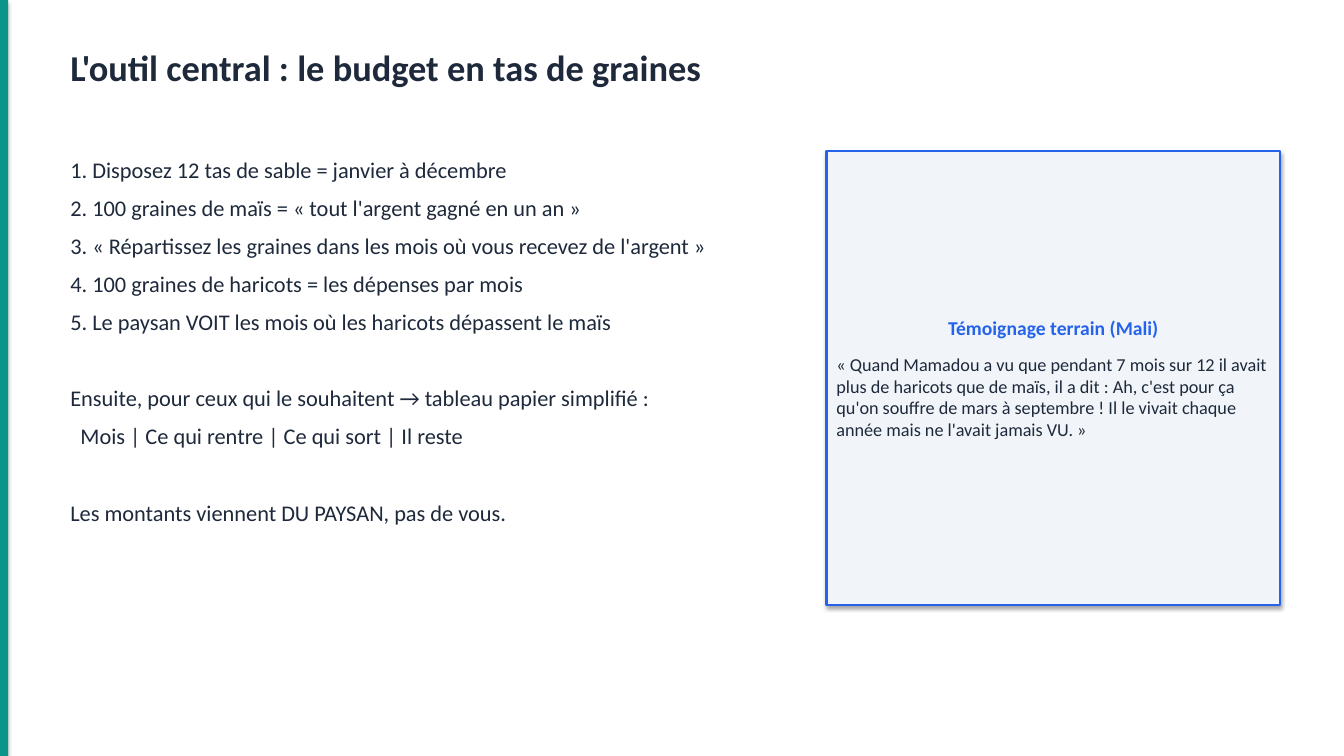
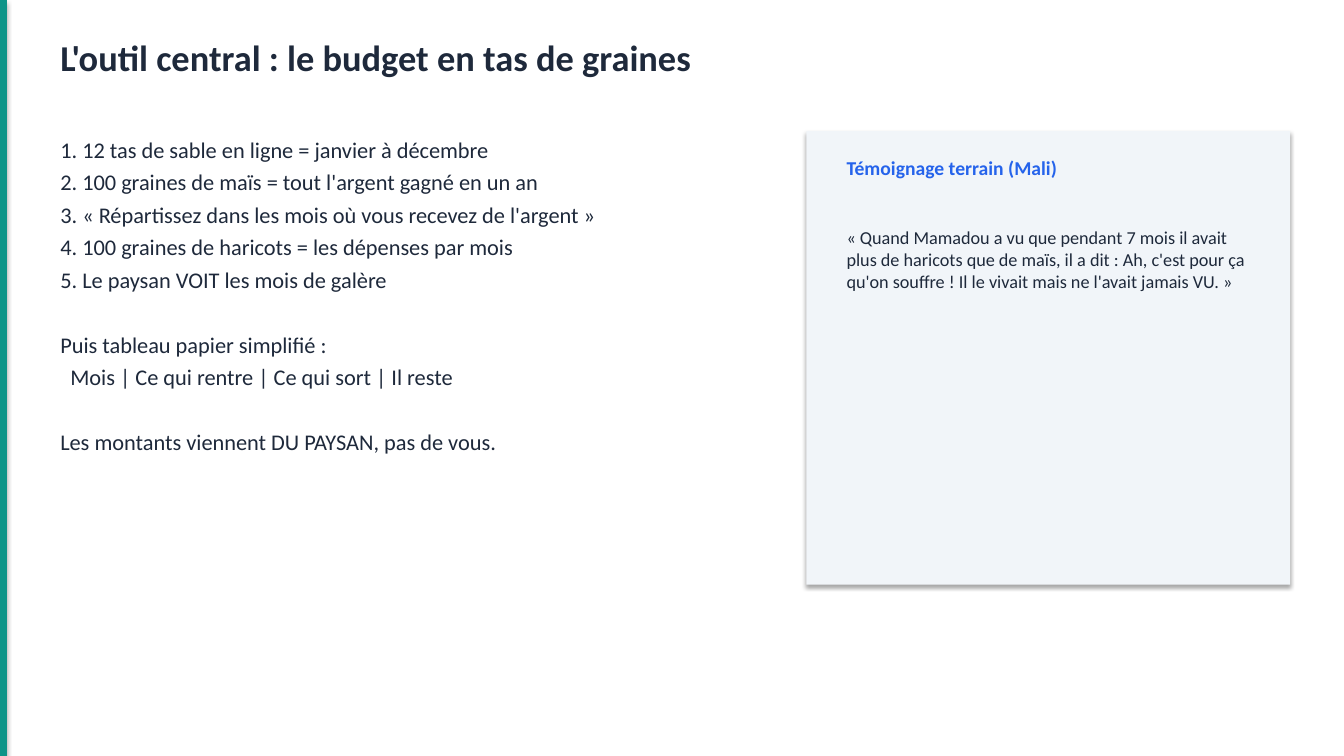
Before and after one commit to Louistatch/portefolio, a slide deck: slide 13 of TOF-FIN-01_Gestion_Financiere_Paysanne.pptx (slide 14 before the commit). Drawn at 1344x756 pixels with LibreOffice and Linux fonts; fonts in the diff are those of the drawing. Boxes give left, top, right and bottom in pixels: in the first picture for what was removed or moved away, otherwise in the second. Text is boxed around its words. In the diff, an @@ line names an element or a change of style, - is before the commit and + after.

```diff
--- a/TOF-FIN-01_Gestion_Financiere_Paysanne.pptx
+++ b/TOF-FIN-01_Gestion_Financiere_Paysanne.pptx
@@ text "L'outil central : le budget ...": place and size @@
-text "L'outil central : le budget ..." at [70, 55, 701, 87]
+text "L'outil central : le budget ..." at [60, 45, 691, 77]
@@ text "1. 12 tas de sable ...": place and size @@
-text "1. 12 tas de sable ..." at [70, 162, 689, 525]
+text "1. 12 tas de sable ..." at [60, 142, 579, 454]
@@ text at [60, 142, 579, 227]: text changed @@
-1. Disposez 12 tas de sable = janvier à décembre
-2. 100 graines de maïs = « tout l'argent gagné en un an »
-3. « Répartissez les graines dans les mois où vous recevez de l'argent »
+1. 12 tas de sable en ligne = janvier à décembre
+2. 100 graines de maïs = tout l'argent gagné en un an
+3. « Répartissez dans les mois où vous recevez de l'argent »
@@ rectangle added at [807, 131, 1291, 585], fill #F1F5F9 @@
@@ text added at [847, 160, 1057, 179], 14 pt, text #2563EB, bold @@
+Témoignage terrain (Mali)
@@ text at [60, 239, 512, 454]: less space between paragraphs @@
@@ text "« Quand Mamadou a vu ...": place and size @@
-text "« Quand Mamadou a vu ..." at [827, 151, 1280, 605]
+text "« Quand Mamadou a vu ..." at [847, 231, 1244, 291]
@@ text "« Quand Mamadou a vu ..." at [847, 231, 1244, 291]: vertical alignment middle to top; fill #F1F5F9 to none; outline #2563EB 1.5 pt to none; shadow off @@
@@ text at [847, 231, 1244, 291]: text changed @@
-Témoignage terrain (Mali)
-« Quand Mamadou a vu que pendant 7 mois sur 12 il avait plus de haricots que de maïs, il a dit : Ah, c'est pour ça qu'on souffre de mars à septembre ! Il le vivait chaque année mais ne l'avait jamais VU. »
+« Quand Mamadou a vu que pendant 7 mois il avait plus de haricots que de maïs, il a dit : Ah, c'est pour ça qu'on souffre ! Il le vivait mais ne l'avait jamais VU. »
@@ text at [60, 272, 387, 357]: text changed @@
-5. Le paysan VOIT les mois où les haricots dépassent le maïs
-Ensuite, pour ceux qui le souhaitent → tableau papier simplifié :
+5. Le paysan VOIT les mois de galère
+Puis tableau papier simplifié :
```
Also in this commit, not shown: 47 other slides changed, 1 slide removed, 1 other file.
